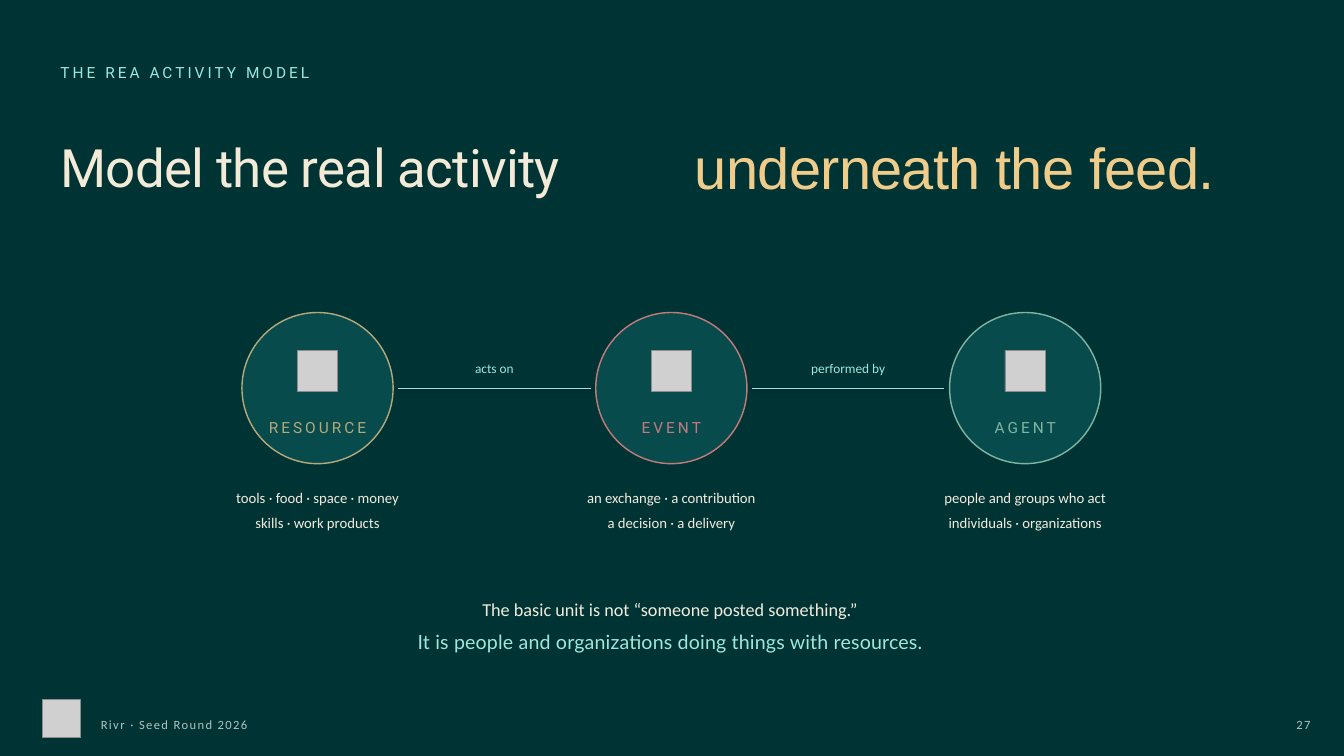
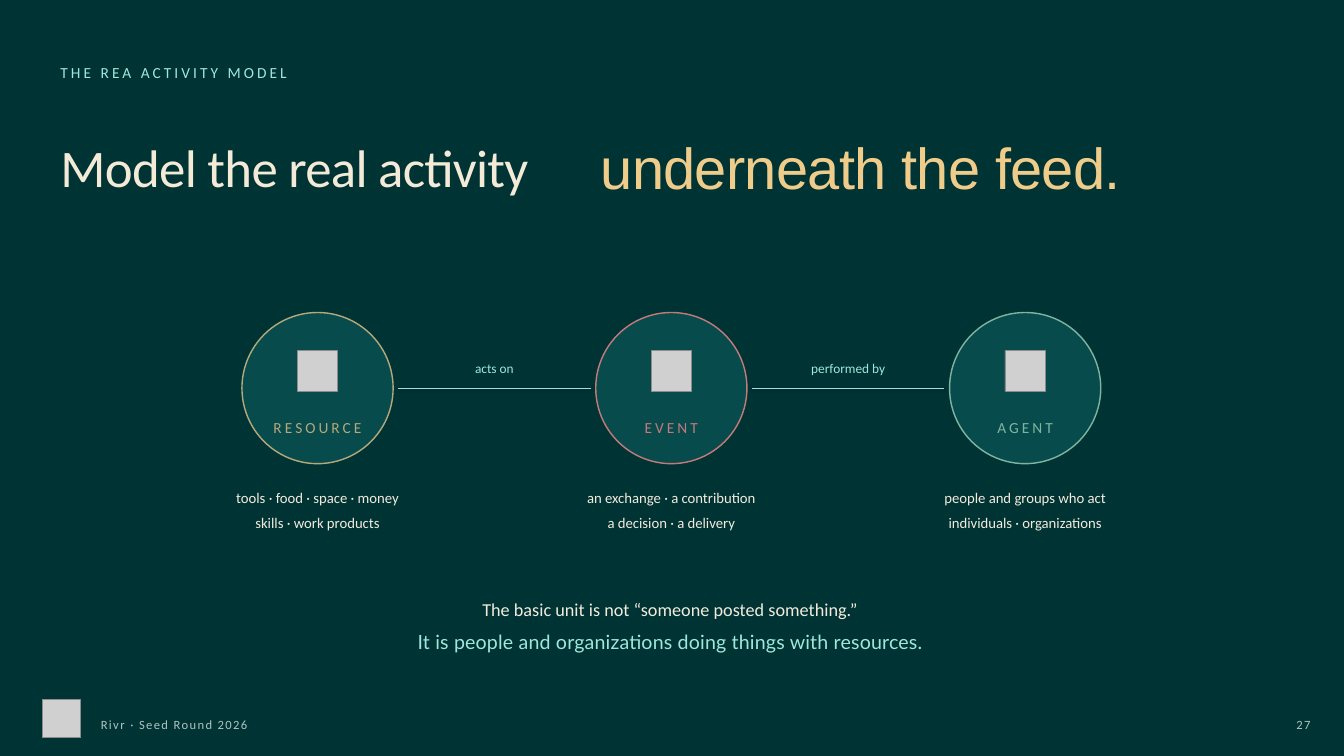
Before and after one commit to rivr-social/rivr-website, a slide deck: slide 28 of draft/assets/rivr-deck-v9-import.pptx. Drawn at 1344x756 pixels with LibreOffice and Linux fonts; fonts in the diff are those of the drawing; grey boxes stand for pictures; background and template pictures are left out. Boxes give left, top, right and bottom in pixels: in the first picture for what was removed or moved away, otherwise in the second. Text is boxed around its words. In the diff, an @@ line names an element or a change of style, - is before the commit and + after.

Commit message:
chore: restage deck v9 (canva-safe fonts)

```diff
--- a/draft/assets/rivr-deck-v9-import.pptx
+++ b/draft/assets/rivr-deck-v9-import.pptx
@@ font Roboto to Calibri in 5 elements at <box>60,68,287,78</box>, <box>273,423,361,433</box>, <box>645,423,698,433</box>, <box>997,423,1053,433</box>, <box>60,150,528,196</box> @@
@@ text "underneath the feed.": place and size @@
-text "underneath the feed." at <box>695,147,1215,190</box>
+text "underneath the feed." at <box>601,147,1121,190</box>
```
Also in this commit, not shown: 51 other slides changed.
